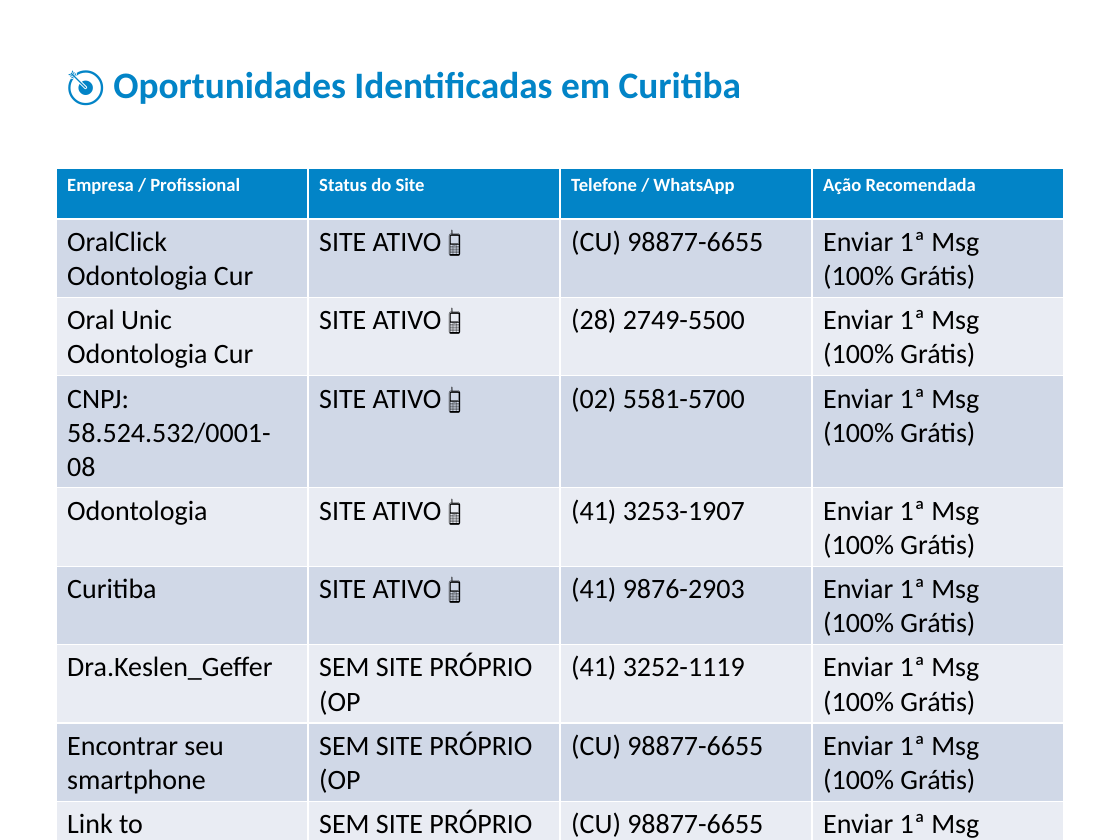
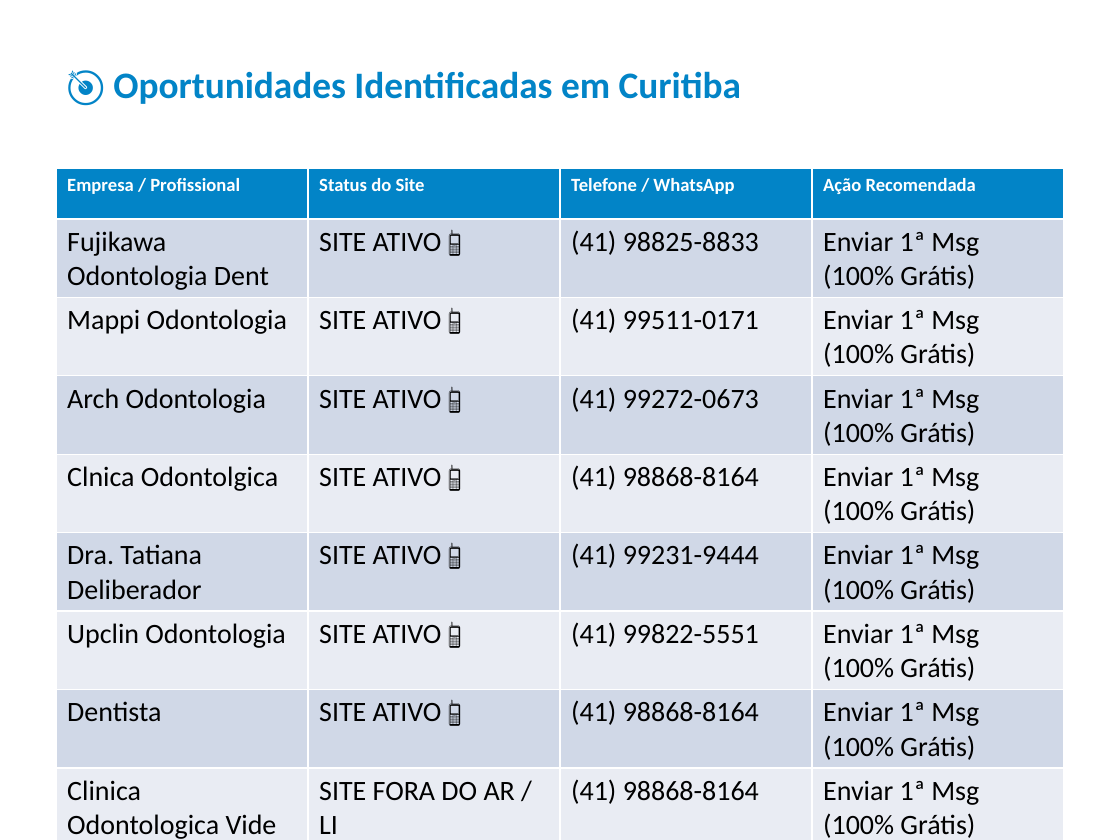
Before and after one commit to jaop2158-sketch/webfy-leads, a slide deck: slide 2 of relatorio_odontologia_curitiba.pptx. Drawn at 1120x840 pixels with LibreOffice and Linux fonts; fonts in the diff are those of the drawing. Boxes give left, top, right and bottom in pixels: in the first picture for what was removed or moved away, otherwise in the second. Text is boxed around its words. In the diff, an @@ line names an element or a change of style, - is before the commit and + after.

```diff
--- a/relatorio_odontologia_curitiba.pptx
+++ b/relatorio_odontologia_curitiba.pptx
@@ table at bbox=[56, 168, 1064, 840] @@
-row 2, column 1: OralClick Odontologia Cur
+row 2, column 1: Fujikawa Odontologia Dent
-row 2, column 3: (CU) 98877-6655
+row 2, column 3: (41) 98825-8833
-row 3, column 1: Oral Unic Odontologia Cur
+row 3, column 1: Mappi Odontologia
-row 3, column 3: (28) 2749-5500
+row 3, column 3: (41) 99511-0171
-row 4, column 1: CNPJ: 58.524.532/0001-08
+row 4, column 1: Arch Odontologia
-row 4, column 3: (02) 5581-5700
+row 4, column 3: (41) 99272-0673
-row 5, column 1: Odontologia
+row 5, column 1: Clnica Odontolgica
-row 5, column 3: (41) 3253-1907
+row 5, column 3: (41) 98868-8164
-row 6, column 1: Curitiba
+row 6, column 1: Dra. Tatiana Deliberador
-row 6, column 3: (41) 9876-2903
+row 6, column 3: (41) 99231-9444
-row 7: Dra.Keslen_Geffer | SEM SITE PRÓPRIO (OP | (41) 3252-1119 | Enviar 1ª Msg (100% Grátis)
+row 7: Upclin Odontologia | SITE ATIVO 📱 | (41) 99822-5551 | Enviar 1ª Msg (100% Grátis)
-row 8: Encontrar seu smartphone | SEM SITE PRÓPRIO (OP | (CU) 98877-6655 | Enviar 1ª Msg (100% Grátis)
+row 8: Dentista | SITE ATIVO 📱 | (41) 98868-8164 | Enviar 1ª Msg (100% Grátis)
-row 9: Link to instagram.com | SEM SITE PRÓPRIO (OP | (CU) 98877-6655 | Enviar 1ª Msg (100% Grátis)
+row 9: Clinica Odontologica Vide | SITE FORA DO AR / LI | (41) 98868-8164 | Enviar 1ª Msg (100% Grátis)
-row 10, column 1: Clnica Felpe Odontologia
+row 10, column 1: Odontologia Curitiba
-row 10, column 3: 41997321
+row 10, column 3: (41) 99121-0803
-row 11, column 1: UpClin Odontologia Curiti
+row 11, column 1: Carga Imediata
-row 11, column 3: (CU) 98877-6655
+row 11, column 3: (41) 99998-2322
```
Also in this commit, not shown: 4 other files.
